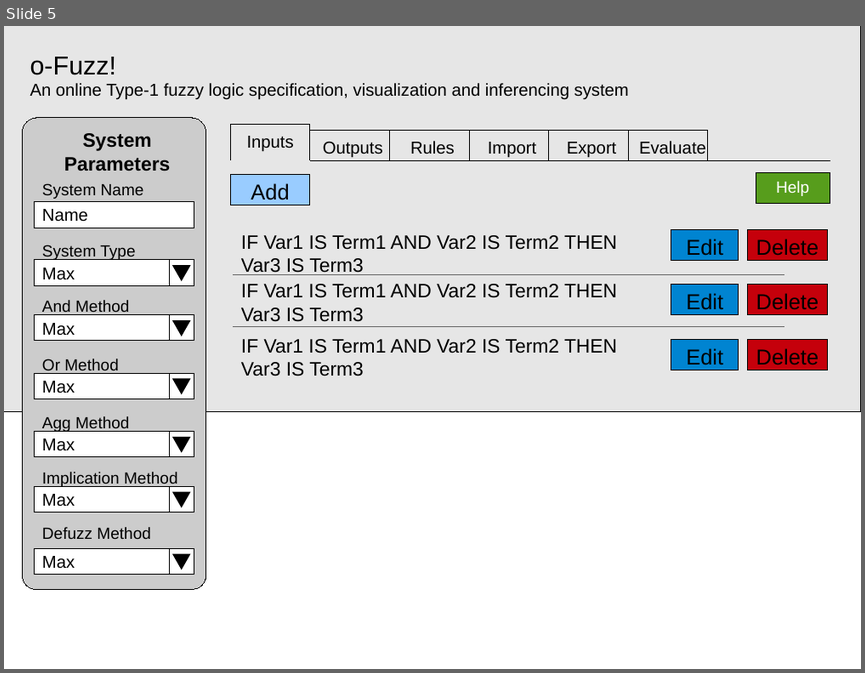
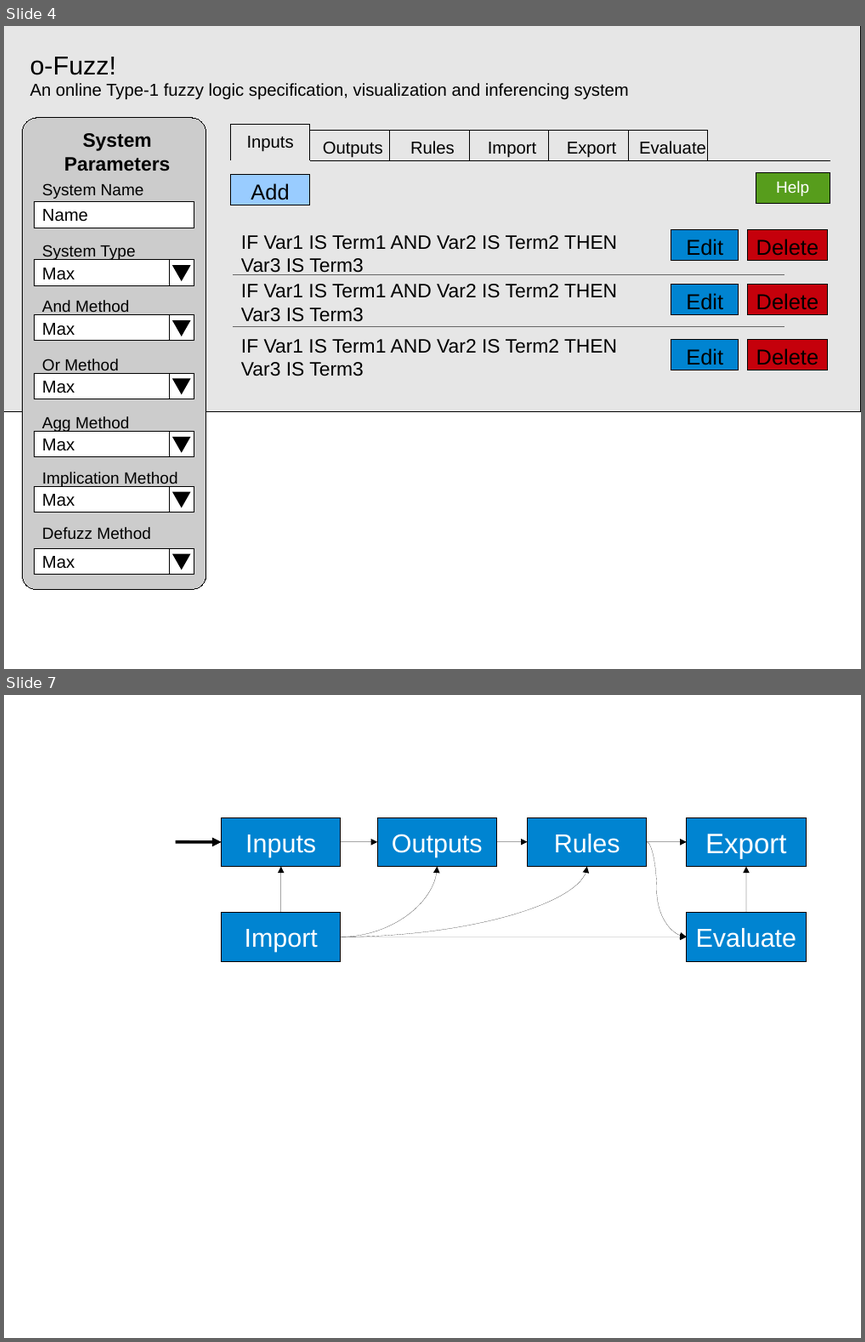
Before and after one commit to nargarawr/ids-github, a slide deck: Documentation/images/designs.odp. Shown one above the other, each under a label of ours: slide 5 before the commit, slides 4 and 7 after it; the slides between them are not shown. The pictures are 865x673 and 865x1342 pixels, drawn with LibreOffice and Linux fonts; fonts in the diff are those of the drawing. Boxes give left, top, right and bottom in pixels: in the first picture for what was removed or moved away, otherwise in the second. Text is boxed around its words. In the diff, an @@ line names an element or a change of style, - is before the commit and + after.

```diff
--- a/Documentation/images/designs.odp
+++ b/Documentation/images/designs.odp
@@ slide 7 added at <box>4,695,861,1338</box>, background #FFFFFF @@
@@ rectangle added at <box>222,818,341,867</box>, fill #0084D1, outline #000000 0 pt, 24 pt, text #FFFFFF @@
+Inputs
@@ rectangle added at <box>377,818,497,867</box>, fill #0084D1, outline #000000 0 pt, 24 pt, text #FFFFFF @@
+Outputs
@@ rectangle added at <box>528,817,647,866</box>, fill #0084D1, outline #000000 0 pt, 24 pt, text #FFFFFF @@
+Rules
@@ rectangle added at <box>687,818,806,867</box>, fill #0084D1, outline #000000 0 pt, 26 pt, text #FFFFFF @@
+Export
@@ arrow added from (175, 842) to (222, 842), #000000 2.83 pt @@
@@ curved arrow added from (341, 842) to (377, 842), #000000 0 pt @@
@@ curved arrow added from (497, 842) to (528, 842), #000000 0 pt @@
@@ curved arrow added from (647, 842) to (687, 936), #000000 0 pt @@
@@ curved arrow added from (647, 842) to (687, 842), #000000 0 pt @@
@@ curved arrow added from (281, 913) to (281, 866), #000000 0 pt @@
@@ curved arrow added from (341, 936) to (587, 866), #000000 0 pt @@
@@ curved arrow added from (341, 936) to (437, 866), #000000 0 pt @@
@@ curved arrow added from (747, 913) to (747, 866), #000000 0 pt @@
@@ rectangle added at <box>222,913,341,962</box>, fill #0084D1, outline #000000 0 pt, 24 pt, text #FFFFFF @@
+Import
@@ rectangle added at <box>687,913,806,962</box>, fill #0084D1, outline #000000 0 pt, 24 pt, text #FFFFFF @@
+Evaluate
@@ curved arrow added from (341, 936) to (687, 936), #000000 0 pt @@
@@ what was slide 5 is now slide 4 @@
```
Also in this commit, not shown: 4 slides changed, 1 other slide added, 1 slide removed, 14 other files.
